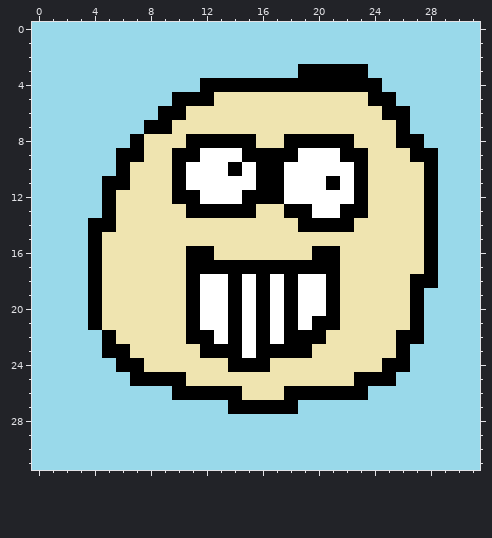
Pixel-art sprite: player.png. This is how it looked before the edit.
The file is 32x32 pixels.
After the commit:
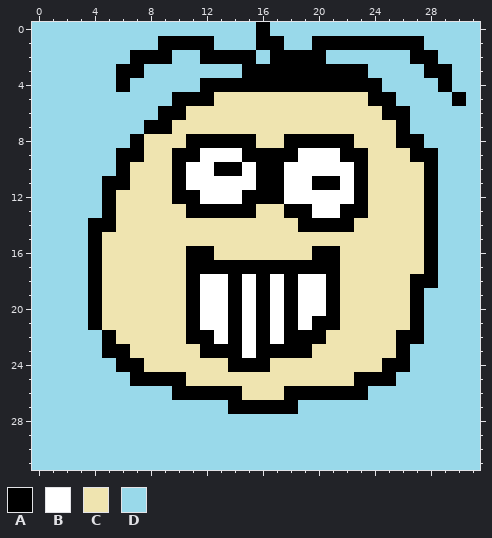
Palette (. is transparent): A #000000  B #ffffff  C #efe4b0  D #99d9ea
Difference:
{"y":0,"x":16,"old":"D","new":"A"}
{"y":1,"x":9,"old":"DDDD","new":"AAAA"}
{"y":1,"x":16,"old":"DD","new":"AA"}
{"y":1,"x":20,"old":"DDDDDDDD","new":"AAAAAAAA"}
{"y":2,"x":7,"old":"DDD","new":"AAA"}
{"y":2,"x":12,"old":"DDDD","new":"AAAA"}
{"y":2,"x":17,"old":"DDDD","new":"AAAA"}
{"y":2,"x":27,"old":"DD","new":"AA"}
{"y":3,"x":6,"old":"DD","new":"AA"}
{"y":3,"x":15,"old":"DDDD","new":"AAAA"}
{"y":3,"x":28,"old":"DD","new":"AA"}
{"y":4,"x":6,"old":"D","new":"A"}
{"y":4,"x":29,"old":"D","new":"A"}
{"y":5,"x":30,"old":"D","new":"A"}
{"y":10,"x":13,"old":"B","new":"A"}
{"y":11,"x":20,"old":"B","new":"A"}
